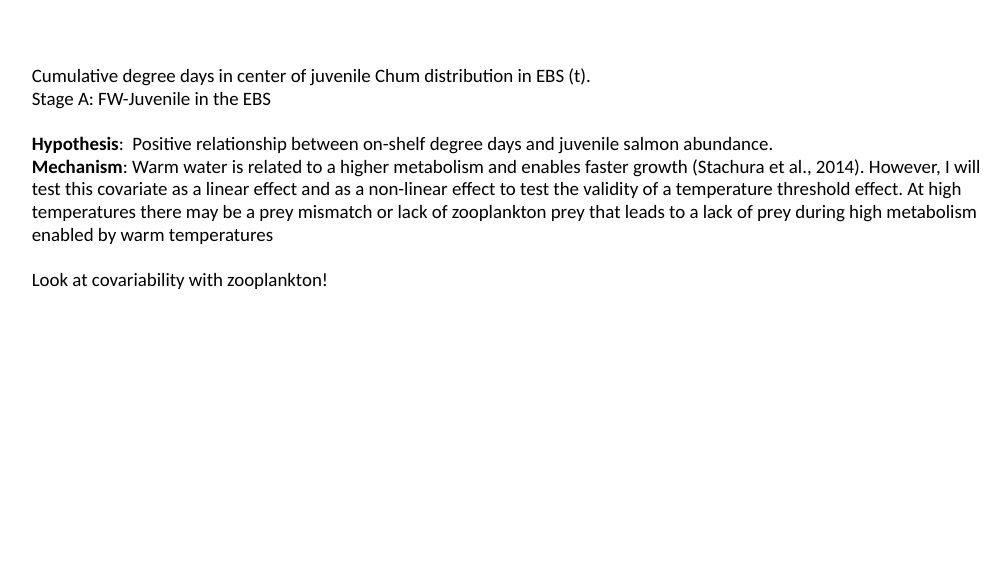
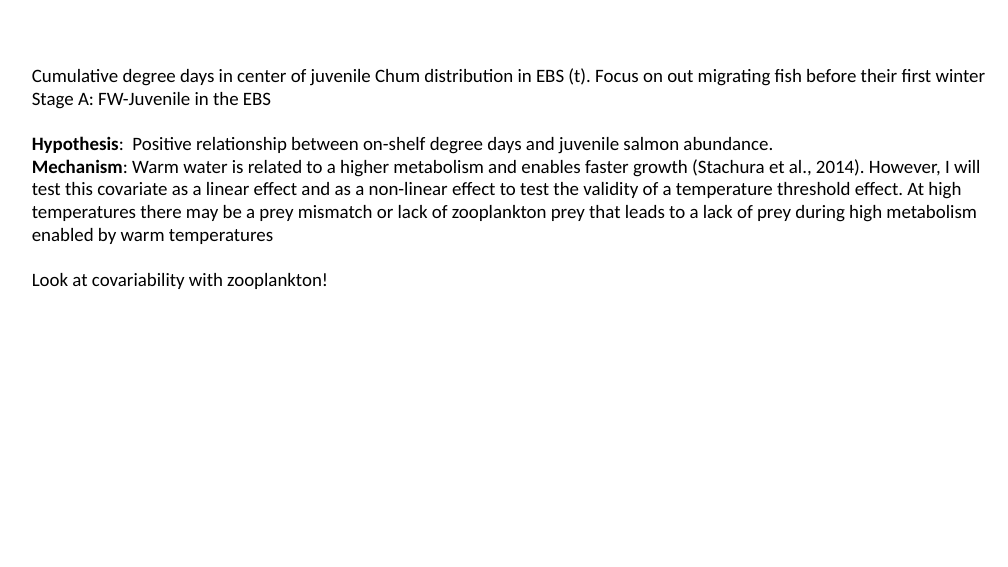
Before and after one commit to genoa-sullaway/Yukon-Chum-IPM, a slide deck: slide 4 of notes/Covariate_notes.pptx. Drawn at 1008x567 pixels with LibreOffice and Linux fonts; fonts in the diff are those of the drawing. Boxes give left, top, right and bottom in pixels: in the first picture for what was removed or moved away, otherwise in the second. Text is boxed around its words. In the diff, an @@ line names an element or a change of style, - is before the commit and + after.

```diff
--- a/notes/Covariate_notes.pptx
+++ b/notes/Covariate_notes.pptx
@@ text at (32, 68, 986, 86): text changed @@
-Cumulative degree days in center of juvenile Chum distribution in EBS (t).
+Cumulative degree days in center of juvenile Chum distribution in EBS (t). Focus on out migrating fish before their first winter
```
Also in this commit, not shown: 2 other slides changed, 2 other files.
